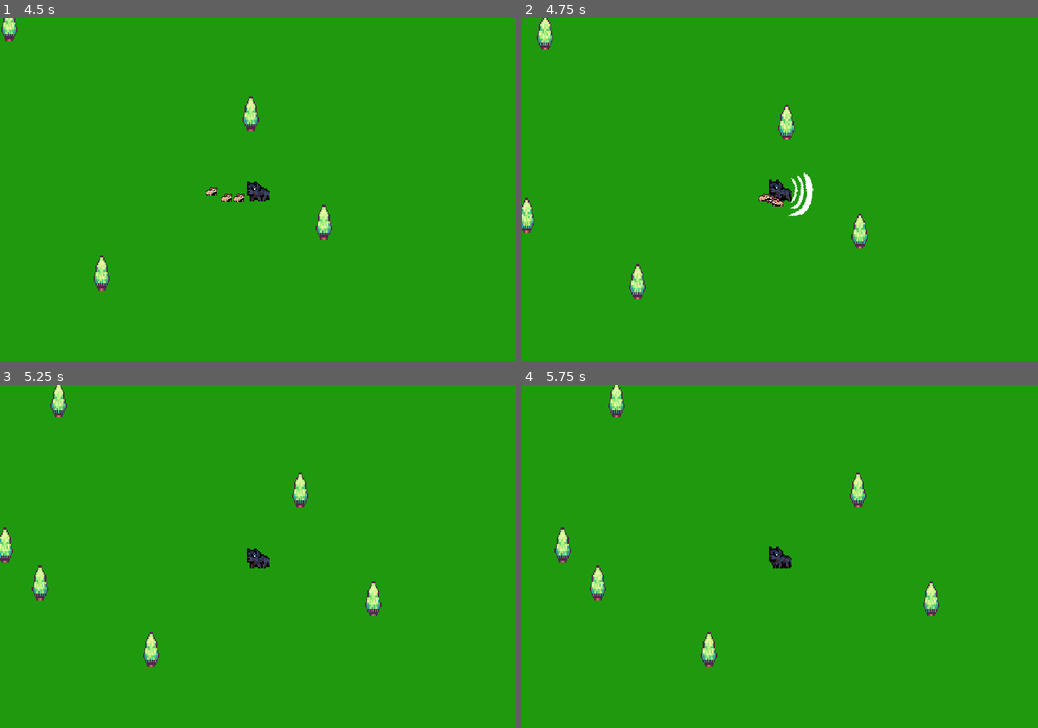
Above: before the commit, frames 1-4 (two rows, left to right).
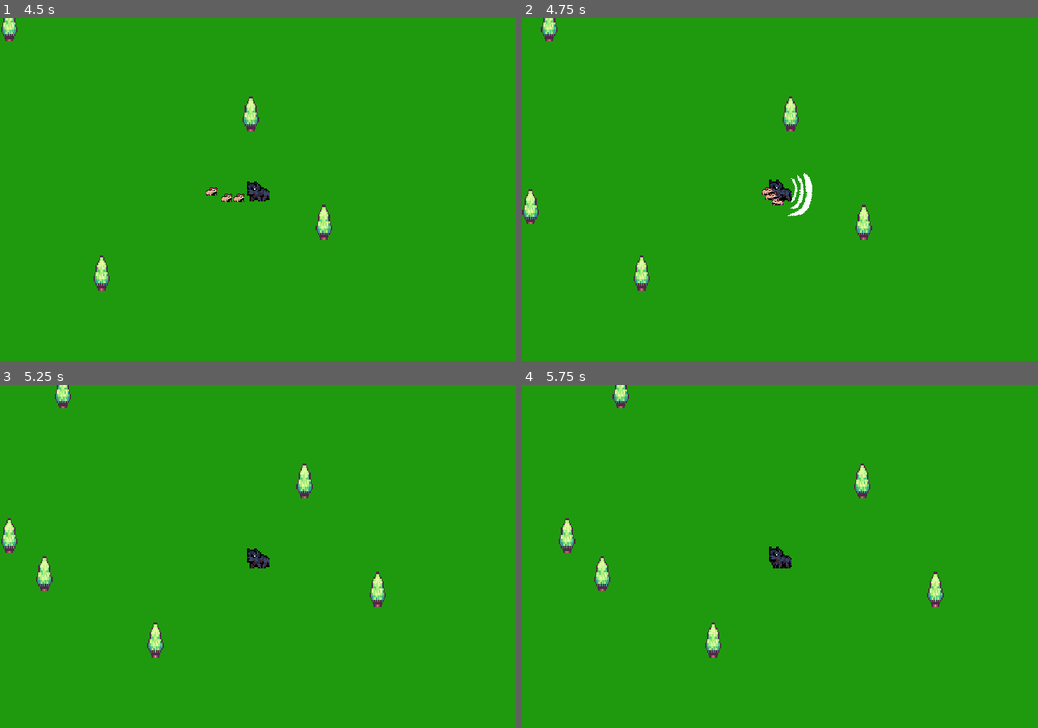
Above: after the commit, the same moments.

Repository: Barodas/game-jam-pirate-software-14
Game: Godot game, scene res://scenes/start_menu.tscn
The game is run twice, just before and just after one commit, with the same random seed, the same clock (stepped at 60 frames per second) and the same inputs.
Inputs (mouse positions are in pixels of both pictures, inside the frame that each line leads up to):
- Up to frame 1 (4.5 s): click "Start" at 0.5 s; move the mouse to (371, 172) at 1.27 s; hold D (move_right) 1.28-2.03 s; move the mouse to (154, 206) at 2.02 s; hold S (move_down) 2.03-2.78 s; move the mouse to (309, 114) at 2.77 s; hold D (move_right) 2.78-3.53 s; move the mouse to (232, 258) at 3.52 s; hold W (move_up) 3.53-4.28 s; move the mouse to (412, 240) at 4.27 s; hold A (move_left) from 4.28 s (still down)
- Up to frame 2 (4.75 s): keep holding A (move_left)
- Up to frame 3 (5.25 s): keep holding A (move_left); move the mouse to (103, 505) at 5.02 s
- Up to frame 4 (5.75 s): keep holding A (move_left)

Frame 1 is identical in both runs. In frame 2, 1.6% of the frame differs, in the area x 0-68%, y 0-82%; in frame 3, 1.8%; in frame 4, 1.8%, in the area x 6-82%, y 0-83%.

Commit message:
Player takes damage from enemies, Cleaned up collider interactions, enemies interact with each other and environment, player can walk through enemies to escape

Diff:
--- a/project.godot
+++ b/project.godot
@@ -55,6 +55,12 @@
 ]
 }
 
+[layer_names]
+
+2d_physics/layer_1="environment"
+2d_physics/layer_2="player"
+2d_physics/layer_3="enemies"
+
 [rendering]
 
 textures/canvas_textures/default_texture_filter=0
--- a/scenes/enemy_mouse.tscn
+++ b/scenes/enemy_mouse.tscn
@@ -57,7 +57,12 @@
 
 [sub_resource type="CircleShape2D" id="CircleShape2D_kocak"]
 
+[sub_resource type="CircleShape2D" id="CircleShape2D_dmcgu"]
+radius = 8.0
+
 [node name="EnemyMouse" type="CharacterBody2D"]
+collision_layer = 4
+collision_mask = 7
 script = ExtResource("1_iok72")
 
 [node name="AnimatedSprite2D" type="AnimatedSprite2D" parent="."]
@@ -69,7 +74,16 @@
 shape = SubResource("CircleShape2D_pep8p")
 
 [node name="HurtBox" type="Area2D" parent="."]
+collision_layer = 0
+collision_mask = 2
 script = ExtResource("3_v4rxl")
 
 [node name="CollisionShape2D" type="CollisionShape2D" parent="HurtBox"]
 shape = SubResource("CircleShape2D_kocak")
+
+[node name="HitBox" type="Area2D" parent="."]
+collision_layer = 4
+collision_mask = 0
+
+[node name="CollisionShape2D" type="CollisionShape2D" parent="HitBox"]
+shape = SubResource("CircleShape2D_dmcgu")
--- a/scenes/player.tscn
+++ b/scenes/player.tscn
@@ -144,7 +144,11 @@
 "attack": SubResource("Animation_uqenw")
 }
 
+[sub_resource type="CircleShape2D" id="CircleShape2D_5see7"]
+radius = 17.0
+
 [node name="Player" type="CharacterBody2D"]
+collision_layer = 2
 motion_mode = 1
 platform_on_leave = 2
 script = ExtResource("1_fxgm7")
@@ -160,6 +164,8 @@
 [node name="Camera2D" type="Camera2D" parent="."]
 
 [node name="HitBox" type="Area2D" parent="."]
+collision_layer = 2
+collision_mask = 0
 script = ExtResource("3_dm0p1")
 
 [node name="CollisionShape2D" type="CollisionShape2D" parent="HitBox"]
@@ -179,3 +185,10 @@
 libraries = {
 "": SubResource("AnimationLibrary_r7o6h")
 }
+
+[node name="HurtBox" type="Area2D" parent="."]
+collision_layer = 0
+collision_mask = 4
+
+[node name="CollisionShape2D" type="CollisionShape2D" parent="HurtBox"]
+shape = SubResource("CircleShape2D_5see7")
--- a/scripts/hitbox.gd
+++ b/scripts/hitbox.gd
@@ -7,8 +7,9 @@
 @export var damage := 10
 
 func _init():
-	collision_layer = 2
-	collision_mask = 0
+	pass
+	#collision_layer = 2
+	#collision_mask = 0
 
 func _ready():
 	_collider.disabled = false
--- a/scripts/hurtbox.gd
+++ b/scripts/hurtbox.gd
@@ -2,8 +2,9 @@
 extends Area2D
 
 func _init():
-	collision_layer = 0
-	collision_mask = 2
+	pass
+	#collision_layer = 0
+	#collision_mask = 2
 
 func _ready():
 	area_entered.connect(_on_area_entered)
--- a/scripts/player.gd
+++ b/scripts/player.gd
@@ -2,11 +2,17 @@
 
 @onready var _sprite = $AnimatedSprite2D
 @onready var _hitbox = $HitBox
+@onready var _hurtbox = $HurtBox
+
+const ENEMY_DAMAGE_RATE = 5.0
 
 const SPEED = 100.0
 const ATTACK_SPEED = 2.0
+const MAX_HEALTH = 100.0
 
 var attack_timer = 0.0
+
+var health = MAX_HEALTH
 
 func _process(delta):
 	if velocity.length() > 0.0:
@@ -30,3 +36,11 @@
 	if attack_timer <= 0:
 		_hitbox.activate()
 		attack_timer = ATTACK_SPEED
+
+	var overlapping_mobs = _hurtbox.get_overlapping_bodies()
+	if overlapping_mobs.size() > 0:
+		health -= ENEMY_DAMAGE_RATE * overlapping_mobs.size() * delta
+		print("Player health reduced to ", health)
+		if health <= 0.0:
+			# TODO: Game over
+			print("Player has Died!")
Not shown: 1 places in scenes/enemy_mouse.tscn that only renumber resources
Not shown: 1 places in scenes/player.tscn that only renumber resources
